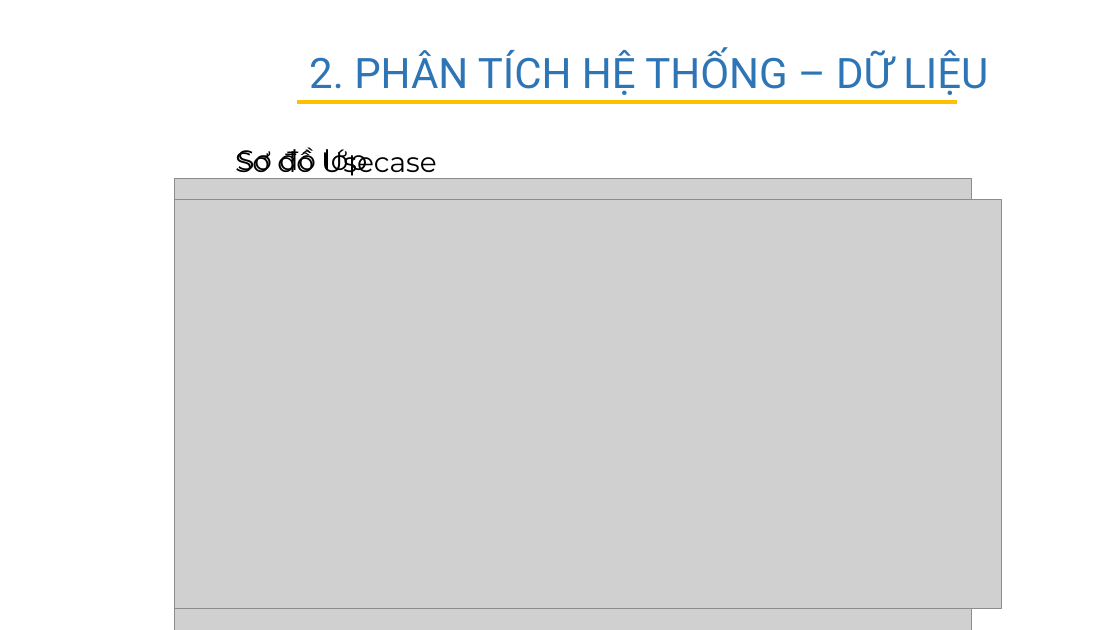
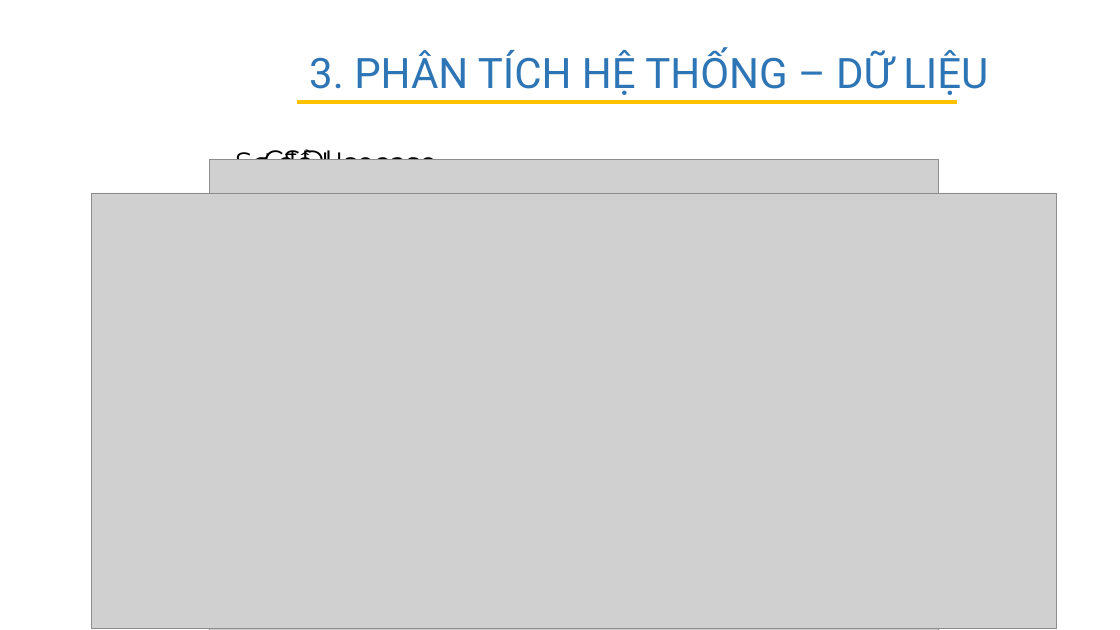
Before and after one commit to K-Tran2001/ThucTap, a slide deck: slide 10 of FINAL/THUCTAP-PPT-OFF.pptx (slide 9 before the commit). Drawn at 1120x630 pixels with LibreOffice and Linux fonts; fonts in the diff are those of the drawing; grey boxes stand for pictures; background and template pictures are left out. Boxes give left, top, right and bottom in pixels: in the first picture for what was removed or moved away, otherwise in the second. Text is boxed around its words. In the diff, an @@ line names an element or a change of style, - is before the commit and + after.

```diff
--- a/FINAL/THUCTAP-PPT-OFF.pptx
+++ b/FINAL/THUCTAP-PPT-OFF.pptx
@@ text at <box>309,50,988,95</box>: text changed @@
-2. PHÂN TÍCH HỆ THỐNG – DỮ LIỆU
+3. PHÂN TÍCH HỆ THỐNG – DỮ LIỆU
@@ text at <box>264,142,341,160</box>: text changed @@
-Sơ đồ lớp
+CSDL
@@ picture: place and size @@
-picture at <box>175,178,972,630</box>
+picture at <box>209,160,939,630</box>
@@ picture: place and size @@
-picture at <box>175,200,1002,609</box>
+picture at <box>92,193,1057,629</box>
```
Also in this commit, not shown: 3 other slides changed, 1 slide added, 25 other files.
